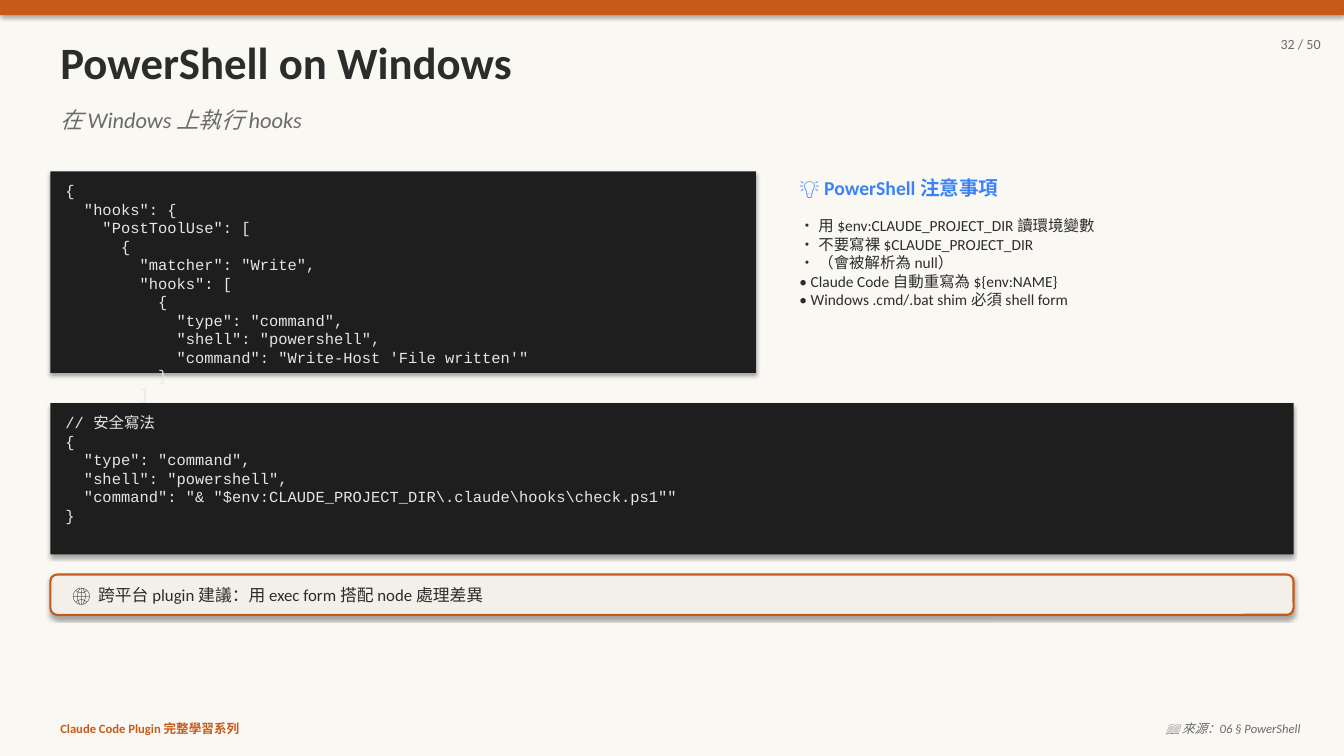
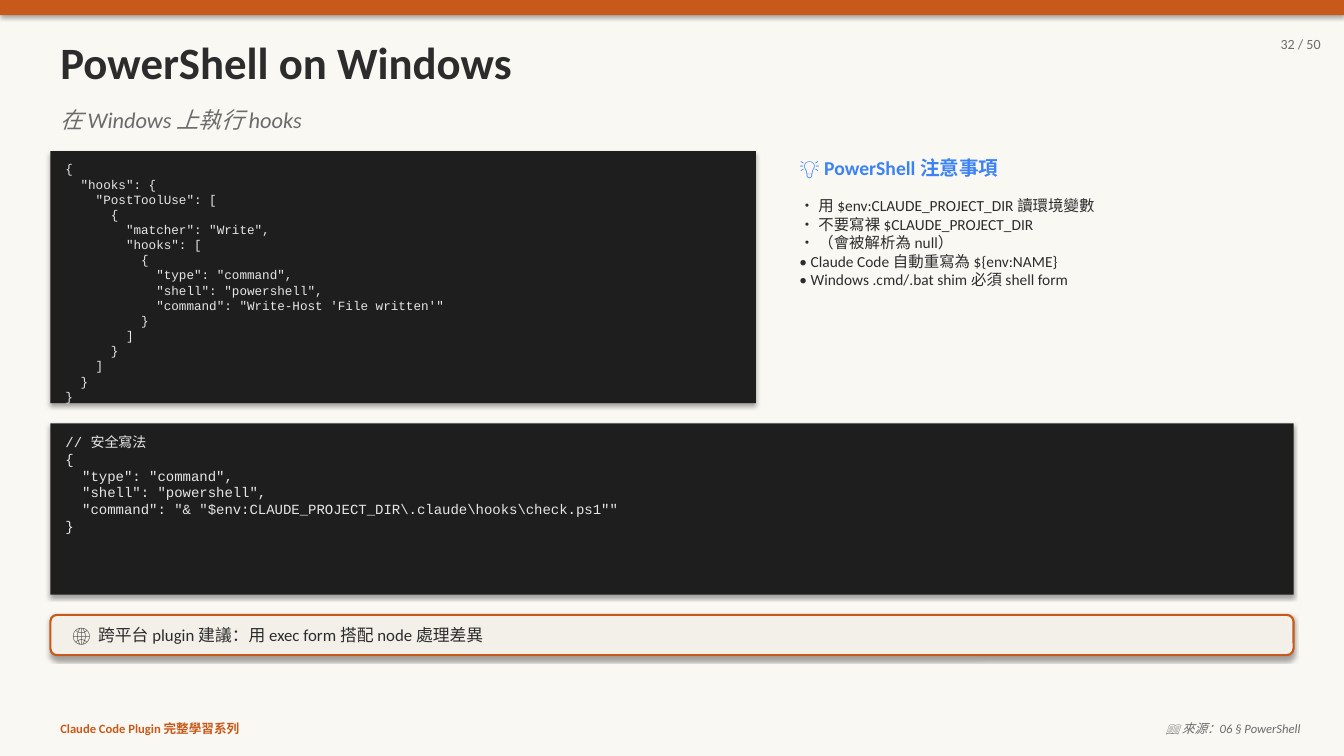
Before and after one commit to kcf7012/pi-proj, a slide deck: slide 32 of 06-hooks.pptx. Drawn at 1344x756 pixels with LibreOffice and Linux fonts; fonts in the diff are those of the drawing. Boxes give left, top, right and bottom in pixels: in the first picture for what was removed or moved away, otherwise in the second. Text is boxed around its words. In the diff, an @@ line names an element or a change of style, - is before the commit and + after.

```diff
--- a/06-hooks.pptx
+++ b/06-hooks.pptx
@@ text "{": place and size @@
-text "{" at [84, 204, 528, 363]
+text "{" at [81, 180, 444, 310]
@@ text "{" at [81, 180, 444, 310]: size 11 to 9 pt @@
@@ rectangle: place and size @@
-rectangle at [50, 171, 756, 373]
+rectangle at [50, 151, 756, 403]
@@ text "💡 PowerShell 注意事項": place and size @@
-text "💡 PowerShell 注意事項" at [824, 178, 998, 197]
+text "💡 PowerShell 注意事項" at [824, 158, 998, 177]
@@ text "• 用 $env:CLAUDE_PROJECT_DIR 讀環境變數": place and size @@
-text "• 用 $env:CLAUDE_PROJECT_DIR 讀環境變數" at [811, 218, 1094, 306]
+text "• 用 $env:CLAUDE_PROJECT_DIR 讀環境變數" at [811, 198, 1094, 286]
@@ text "// 安全寫法": place and size @@
-text "// 安全寫法" at [84, 415, 677, 505]
+text "// 安全寫法" at [82, 435, 618, 517]
@@ text "// 安全寫法" at [82, 435, 618, 517]: size 11 to 10 pt @@
@@ rectangle: place and size @@
-rectangle at [50, 403, 1294, 555]
+rectangle at [50, 423, 1294, 595]
@@ rounded rectangle "🌐 跨平台 plugin 建議：用 exec ...": place and size @@
-rounded rectangle "🌐 跨平台 plugin 建議：用 exec ..." at [50, 575, 1294, 615]
+rounded rectangle "🌐 跨平台 plugin 建議：用 exec ..." at [50, 615, 1294, 655]
```
Also in this commit, not shown: 13 other slides changed, 3 other files.
